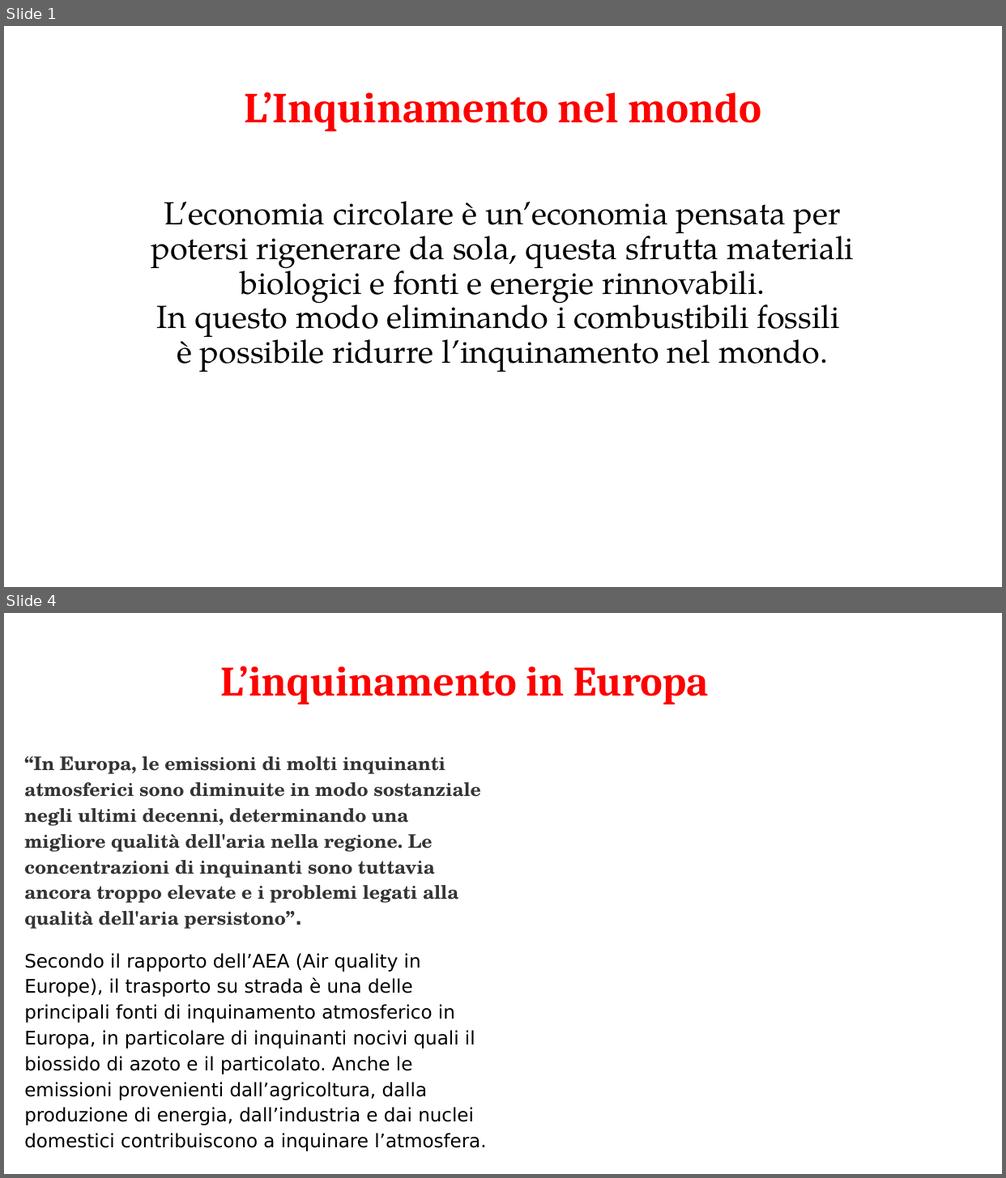
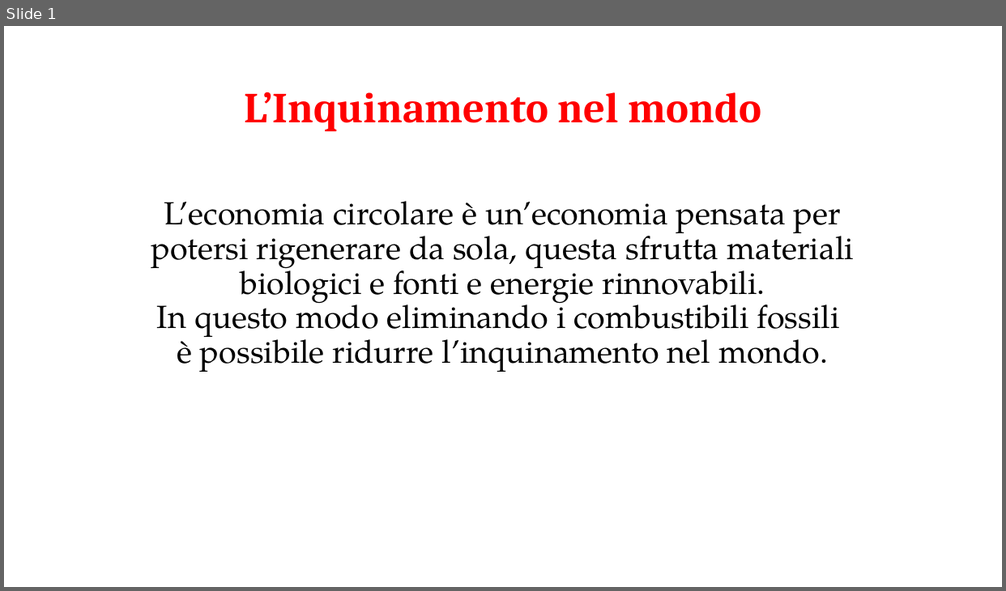
Before and after one commit to FrancescoZeno/Compito-2bi, a slide deck: pptx compito R/matematica.pptx. Shown one above the other, each under a label of ours: slides 1 and 4 before the commit, slide 1 after it; the slides between them are not shown. The pictures are 1006x1178 and 1006x591 pixels, drawn with LibreOffice and Linux fonts; fonts in the diff are those of the drawing. Boxes give left, top, right and bottom in pixels: in the first picture for what was removed or moved away, otherwise in the second. Text is boxed around its words. In the diff, an @@ line names an element or a change of style, - is before the commit and + after.

```diff
--- a/pptx compito R/matematica.pptx
+++ b/pptx compito R/matematica.pptx
@@ slide 4 removed at (x1=4, y1=613, x2=1002, y2=1174), background #FFFFFF @@
@@ title removed at (x1=220, y1=666, x2=709, y2=705) @@
-L’inquinamento in Europa
@@ text removed at (x1=24, y1=756, x2=486, y2=1152) @@
-“In Europa, le emissioni di molti inquinanti atmosferici sono diminuite in modo sostanziale negli ultimi decenni, determinando una migliore qualità dell'aria nella regione. Le concentrazioni di inquinanti sono tuttavia ancora troppo elevate e i problemi legati alla qualità dell'aria persistono”.
-Secondo il rapporto dell’AEA (Air quality in Europe), il trasporto su strada è una delle principali fonti di inquinamento atmosferico in Europa, in particolare di inquinanti nocivi quali il biossido di azoto e il particolato. Anche le emissioni provenienti dall’agricoltura, dalla produzione di energia, dall’industria e dai nuclei domestici contribuiscono a inquinare l’atmosfera.
```
Also in this commit, not shown: 2 slides added, 4 other slides removed, 21 other files.
